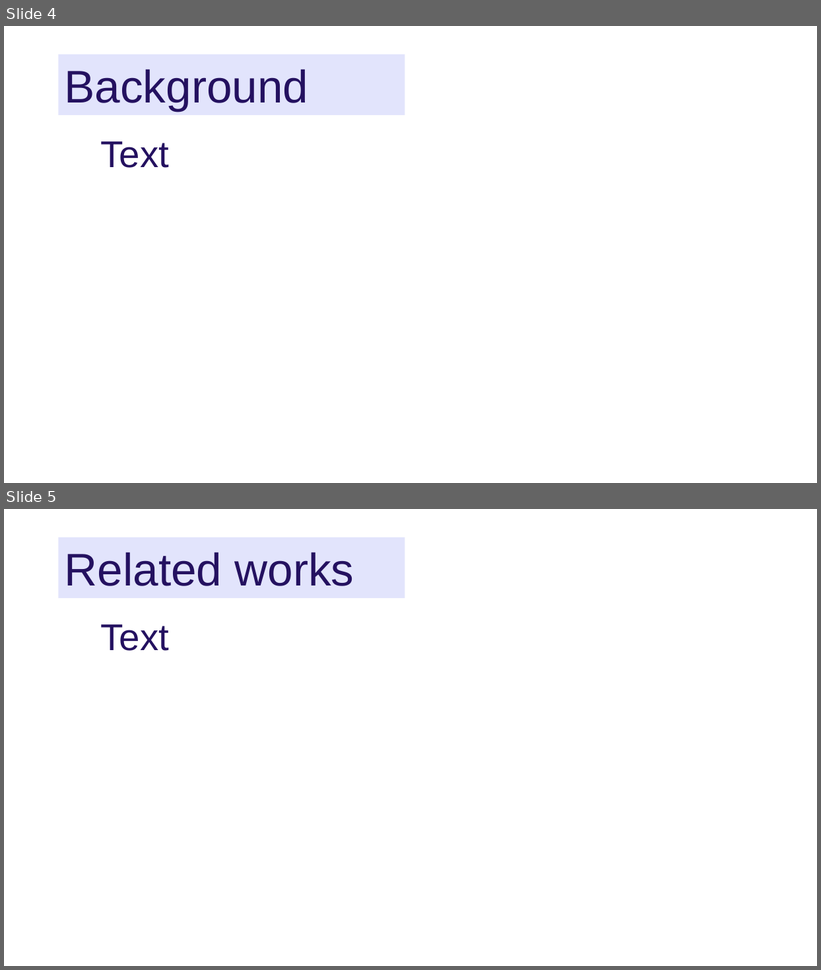
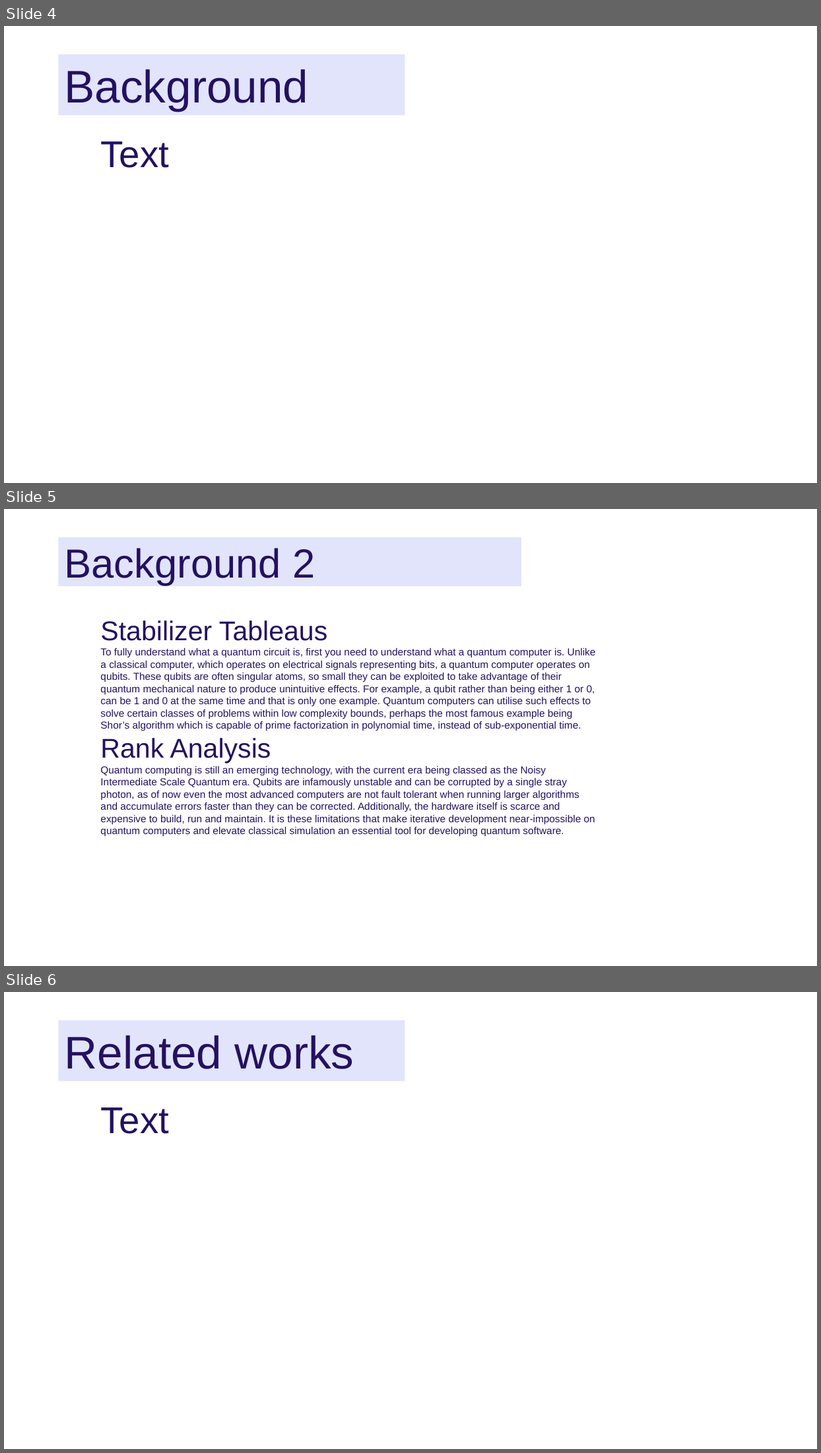
Before and after one commit to danm7251/CSCM712, a slide deck: Quantum Circuit Simulation.pptx. Shown one above the other, each under a label of ours: slides 4 and 5 before the commit, slides 4, 5 and 6 after it. The pictures are 821x970 and 821x1453 pixels, drawn with LibreOffice and Linux fonts; fonts in the diff are those of the drawing; background and template pictures are left out. Boxes give left, top, right and bottom in pixels: in the first picture for what was removed or moved away, otherwise in the second. Text is boxed around its words. In the diff, an @@ line names an element or a change of style, - is before the commit and + after.

```diff
--- a/Quantum Circuit Simulation.pptx
+++ b/Quantum Circuit Simulation.pptx
@@ slide 5 added at [4, 509, 817, 966], background #FFFFFF @@
@@ title added at [58, 537, 521, 586], fill #E2E4FC, 48 pt, text #241160 @@
+Background 2
@@ title added at [100, 621, 596, 837], 12 pt, text #241160 @@
+Stabilizer Tableaus
+To fully understand what a quantum circuit is, first you need to understand what a quantum computer is. Unlike a classical computer, which operates on electrical signals representing bits, a quantum computer operates on qubits. These qubits are often singular atoms, so small they can be exploited to take advantage of their quantum mechanical nature to produce unintuitive effects. For example, a qubit rather than being either 1 or 0, can be 1 and 0 at the same time and that is only one example. Quantum computers can utilise such effects to solve certain classes of problems within low complexity bounds, perhaps the most famous example being Shor’s algorithm which is capable of prime factorization in polynomial time, instead of sub-exponential time.
+Rank Analysis
+Quantum computing is still an emerging technology, with the current era being classed as the Noisy Intermediate Scale Quantum era. Qubits are infamously unstable and can be corrupted by a single stray photon, as of now even the most advanced computers are not fault tolerant when running larger algorithms and accumulate errors faster than they can be corrected. Additionally, the hardware itself is scarce and expensive to build, run and maintain. It is these limitations that make iterative development near-impossible on quantum computers and elevate classical simulation an essential tool for developing quantum software.
@@ what was slide 5 is now slide 6 @@
```
Also in this commit, not shown: 1 slide changed, 2 other slides added, 1 slide removed.
